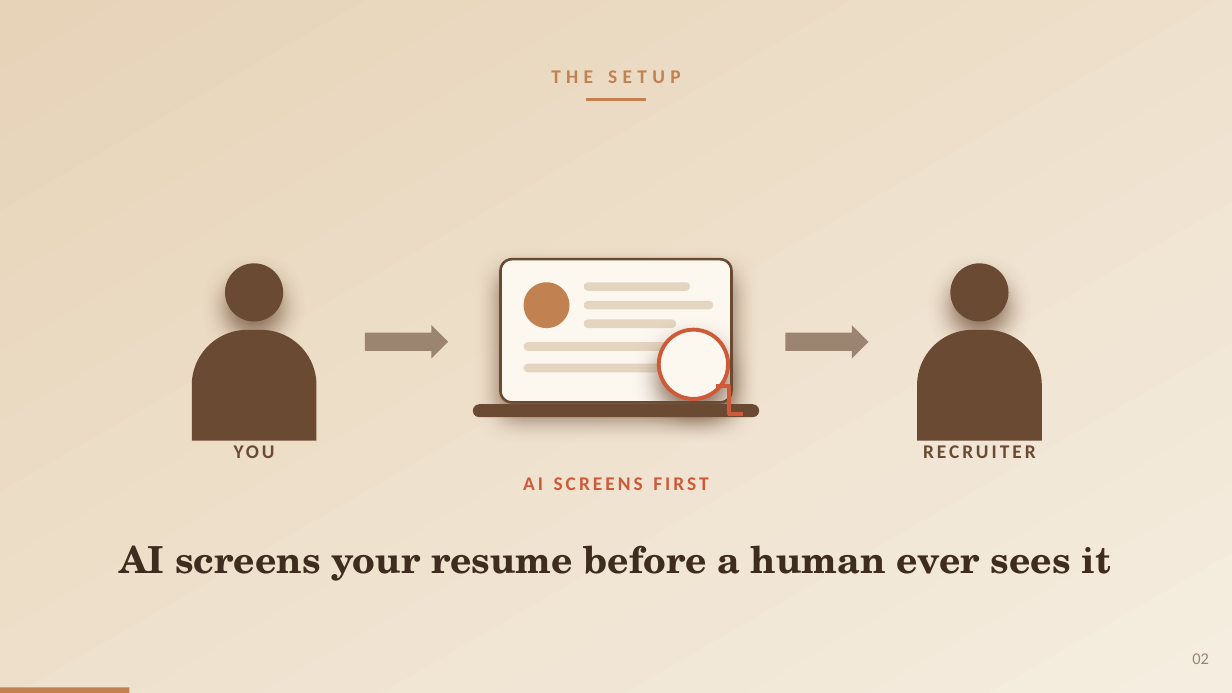
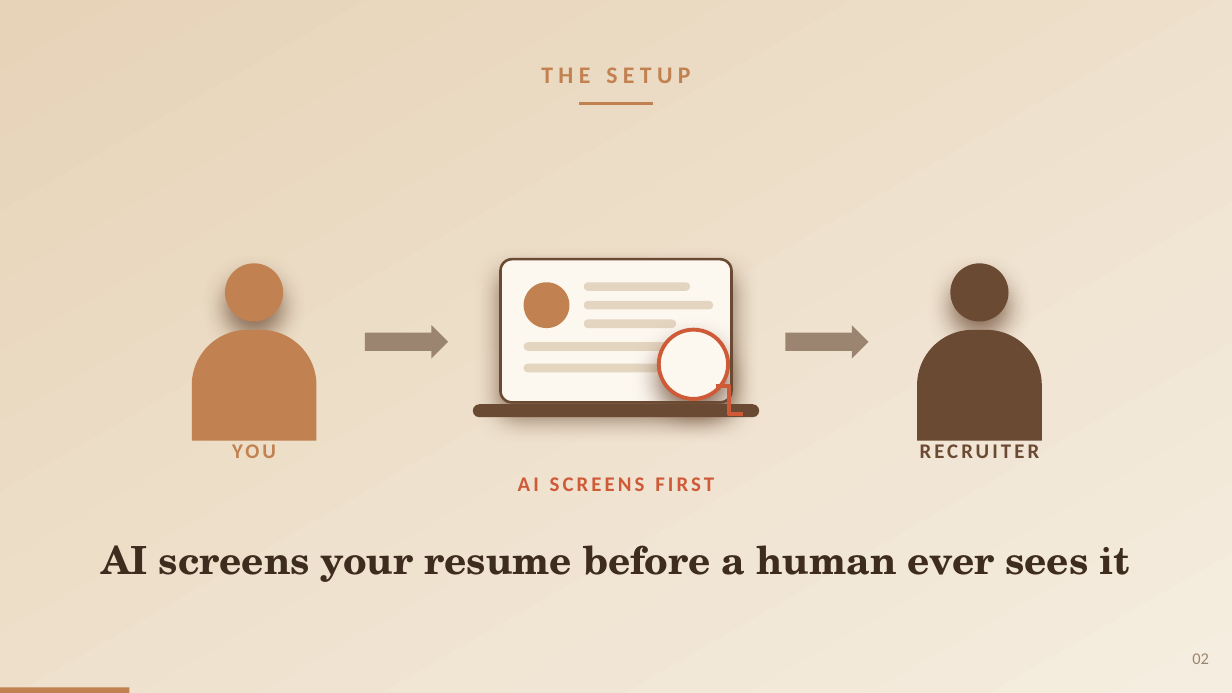
Before and after one commit to pwagle16/visual_communication, a slide deck: slide 2 of presentation/gender_bias_llm_hiring.pptx. Drawn at 1232x693 pixels with LibreOffice and Linux fonts; fonts in the diff are those of the drawing. Boxes give left, top, right and bottom in pixels: in the first picture for what was removed or moved away, otherwise in the second. Text is boxed around its words. In the diff, an @@ line names an element or a change of style, - is before the commit and + after.

```diff
--- a/presentation/gender_bias_llm_hiring.pptx
+++ b/presentation/gender_bias_llm_hiring.pptx
@@ text "THE SETUP" at box(541, 67, 690, 83): size 15.1 to 18.6 pt @@
@@ elbow line moved from (587, 100) - (646, 100) to (579, 104) - (653, 104) @@
@@ elbow line (579, 104) - (653, 104): stroke #C18150 2.2 pt to #C18150 2.4 pt @@
@@ ellipse at box(226, 263, 284, 322): fill #6B4A34 to #C18150 @@
@@ round same rect at box(192, 330, 317, 441): fill #6B4A34 to #C18150 @@
@@ text "YOU" at box(125, 434, 384, 467): size 15.1 to 16.2 pt, text colour #6B4A34 to #C18150 @@
@@ text "RECRUITER" at box(920, 444, 1040, 458): size 15.1 to 16.2 pt @@
@@ text "AI SCREENS FIRST" at box(518, 477, 714, 491): size 15.1 to 16.2 pt @@
@@ text "AI screens your resume before ...": place and size @@
-text "AI screens your resume before ..." at box(120, 545, 1111, 581)
+text "AI screens your resume before ..." at box(101, 545, 1130, 582)
@@ text "AI screens your resume before ..." at box(101, 545, 1130, 582): size 29 to 30.1 pt @@
```
Also in this commit, not shown: 9 other slides changed, 1 other file.
